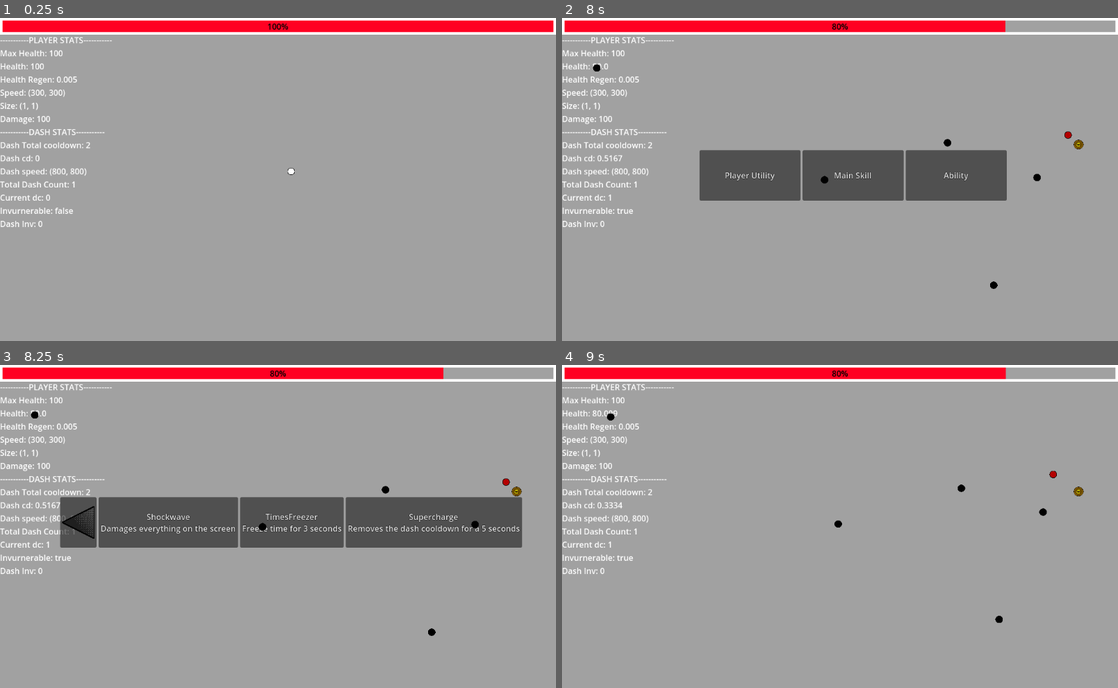
Above: before the commit, frames 1-4 (two rows, left to right).
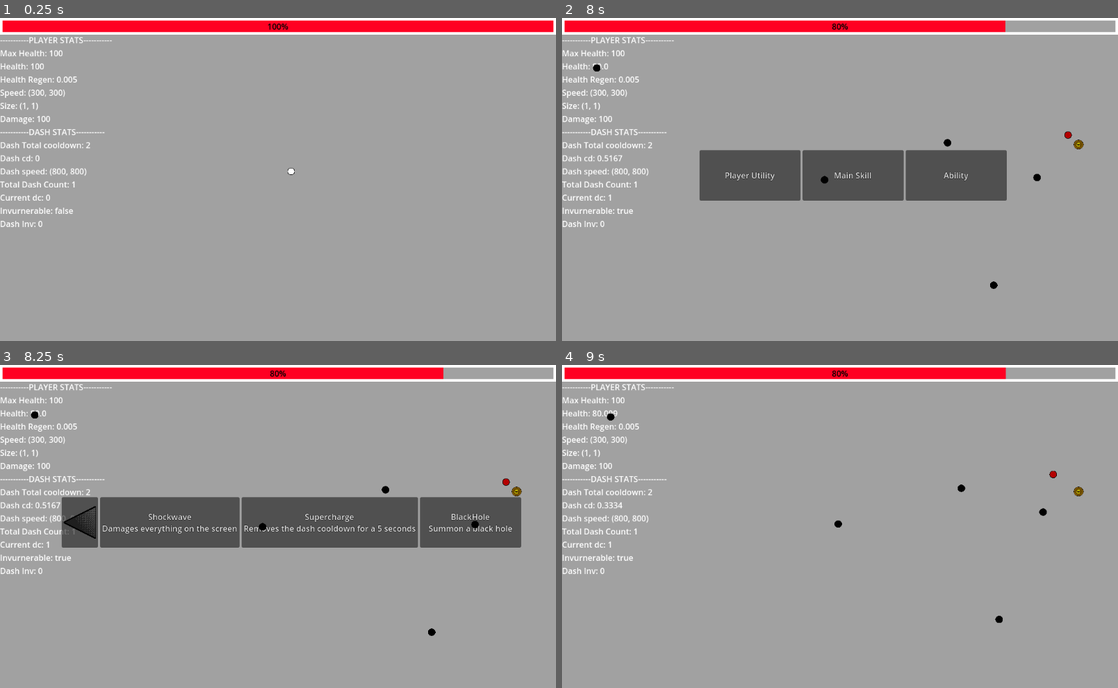
Above: after the commit, the same moments.

Repository: Let-Me-Use-A-Username/Geometrical
Game: Godot game, scene res://src/Scenes/Levels/level.tscn
Same seed, same stepped clock (60 frames per second), same inputs: the game is played once before the commit and once after it.
Inputs:
- Up to frame 1 (0.25 s): no input
- Up to frame 2 (8 s): tap Enter at 0.5, 4.25 s; hold D (right) 0.53-1.28 s; hold Space (dash) 0.53-1.28 s; hold S (down) 1.28-2.03 s; tap Space (dash) at 1.35, 2.3, 3.05, 3.8, 4.35, 6.05, 6.8, 7.55 s; hold D (right) 2.03-2.78 s; hold E (primary_ability) 2.03-2.78 s; hold W (up) 2.78-3.53 s; tap F (secondary_ability) at 2.85 s; hold G (third_ability) 3.53-4.28 s; hold A (left) 3.53-5.03 s; hold S (down) 5.03-5.78 s; hold Space (dash) 5.03-5.78 s; hold D (right) 5.78-6.53 s; tap E (primary_ability) at 5.85 s; hold W (up) 6.53-7.28 s; hold F (secondary_ability) 6.53-7.28 s; hold D (right) from 7.28 s (still down); tap G (third_ability) at 7.35 s
- Up to frame 3 (8.25 s): release D (right) at 8 s; click "Ability" at 8 s
- Up to frame 4 (9 s): click "Shockwave Damages everything …" at 8.75 s

Frames 1-2 are identical in both runs. In frame 3, 1.7% of the frame differs, in the area x 10-94%, y 40-57%; in frame 4, nothing differs.
Error before the commit: Invalid access of index '0' on a base object of type: 'Array'. (res://src/Scenes/Actors/Player.gd:107)
Error after the commit: Invalid access of index '0' on a base object of type: 'Array'. (res://src/Scenes/Actors/Player.gd:105)

Commit message:
Build the upgrade system. Going to add more upgrades

Diff:
--- a/src/Scenes/Actors/Enemy_Circle.gd
+++ b/src/Scenes/Actors/Enemy_Circle.gd
@@ -9,11 +9,12 @@
 func _physics_process(delta: float) -> void:
 	if target_entity != null:
 		move_direction = get_position().direction_to(target_entity.global_position)
-	set_velocity(speed * move_direction * delta)
-	var collision = move_and_collide(get_velocity())
+		set_velocity(speed * move_direction * delta)
+		var collision = move_and_collide(get_velocity())
 
 func _despose_actor() -> void:
 	super()
+
 
 func _on_hitbox_area_entered(area: Area2D) -> void:
 	var obj = area.owner
--- a/src/Scenes/Actors/Enemy_Triangle.gd
+++ b/src/Scenes/Actors/Enemy_Triangle.gd
@@ -17,6 +17,7 @@
 	shoot_timer.set_wait_time(1)
 	shoot_timer.set_one_shot(true)
 	shoot_timer.connect('timeout', _on_shoot_timeout)
+
 
 func _despose_actor() -> void:
 	super()
--- a/src/Scenes/Actors/Player.gd
+++ b/src/Scenes/Actors/Player.gd
@@ -38,8 +38,6 @@
 
 var _player_abilities = []
 var ability_timer: Timer
-
-var _freeze_duration = 3.0
 
 func _ready() -> void:
 	self.add_to_group("Player")
@@ -111,18 +109,23 @@
 		_activate_ability(_player_abilities[2])
 
 
-func _activate_ability(ability: Upgrade) -> void:
-	match ability.upgrade_name:
+func _activate_ability(ability: Ability) -> void:
+	match ability.ability_name:
 			"TimesFreezer":
-				emit_signal("freeze_enemy", "Enemies", _freeze_duration)
+				emit_signal("freeze_enemy", "Enemies", ability.ability_duration)
 			"Supercharge":
-				ability_timer.set_wait_time(5)
-				var temp = dash_count
-				ability_timer.connect("timeout", _on_ability_timer_timeout.bind(temp))
+				ability_timer.set_wait_time(ability.ability_cooldown)
+				ability_timer.connect("timeout", _on_ability_timer_timeout.bind(dash_count))
 				dash_count = 100000000
 				ability_timer.start()
 			"Shockwave":
-				emit_signal("shockwave", self, 200)
+				emit_signal("shockwave", self, ability.ability_damage)
+			"Doppelganger":
+				pass
+			"BlackHole":
+				pass
+			"Rings":
+				pass
 			_:
 				print_debug("404: Upgrade not found: ", ability.upgrade_name)
 
--- a/src/Scenes/Actors/Player.tscn
+++ b/src/Scenes/Actors/Player.tscn
@@ -35,6 +35,10 @@
 [node name="DashImmuneTimer" type="Timer" parent="."]
 
 [node name="AbilityTimer" type="Timer" parent="."]
+
+[node name="SecondaryAbilityTimer" type="Timer" parent="."]
+
+[node name="ThirdAbilityTimer" type="Timer" parent="."]
 
 [node name="PlayerBounds" type="CollisionShape2D" parent="."]
 position = Vector2(0, -8)
--- a/src/Scenes/Levels/GameHandler.gd
+++ b/src/Scenes/Levels/GameHandler.gd
@@ -51,10 +51,14 @@
 	freeze_timer.set_wait_time(duration)
 	match code:
 		"Enemies":
-			freeze_timer.connect("timeout", _on_Freeze_Timeout.bind("Enemies"))
+			if !freeze_timer.is_connected("timeout", _on_Freeze_Timeout):
+				freeze_timer.connect("timeout", _on_Freeze_Timeout.bind("Enemies"))
+			for object in get_tree().get_nodes_in_group("Projectiles"):
+				object.set_physics_process(false)
 			for enemy in get_tree().get_nodes_in_group("Enemies"):
 				enemy.set_physics_process(false)
-				enemy.target_entity = null
+				if enemy != null and enemy.has_node("StateMachine"):
+					enemy.get_node("StateMachine").set_physics_process(false)
 				freeze_timer.start()
 		_:
 			pass
@@ -63,6 +67,11 @@
 func _on_Freeze_Timeout(actors: String) -> void:
 	for entity in get_tree().get_nodes_in_group(actors):
 		entity.set_physics_process(true)
+		if entity.has_node("StateMachine"):
+			entity.get_node("StateMachine").set_physics_process(true)
+		if actors == "Enemies":
+			for object in get_tree().get_nodes_in_group("Projectiles"):
+				object.set_physics_process(true)
 
 
 func _shockwave(origin: Node, damage: float) -> void:
--- /dev/null
+++ b/src/Scenes/Objects/PlayerAbilities/ability.gd
@@ -0,0 +1,9 @@
+class_name Ability
+
+
+var ability_name: String
+var ability_cooldown: float
+var ability_damage: float
+var ability_duration: float
+var ability_description: String
+var ability_active: bool
--- a/src/Scenes/Objects/PlayerAbilities/upgrade_factory.gd
+++ b/src/Scenes/Objects/PlayerAbilities/upgrade_factory.gd
@@ -1,9 +1,13 @@
 class_name Upgrade_factory extends Node
 
 
+#Upgrades read from the txt
 var upgrades: Dictionary
+#ALL UPGRADES
 var upgrade_trees: Dictionary
+#Available upgrades for the player
 var available_trees: Dictionary
+#Upgrades the player has chosen
 var applied_upgrades: Array
 
 @onready var player = owner as Player
@@ -101,11 +105,26 @@
 	randomize()
 	var returnee = []
 	var value = available_trees[ab_name].values()
-	for repeat in range(0, 3):
-		var upgrade = value.pick_random()
-		returnee.append(upgrade)
-		value.erase(upgrade)
-	return returnee
+	#Removing abilities that the player has chose
+	match ab_name:
+		"Ability":
+			var repeat = 0
+			while repeat != 3:
+				var upgrade = value.pick_random()
+				if upgrade in applied_upgrades:
+					value.erase(upgrade)
+					continue
+				returnee.append(upgrade)
+				value.erase(upgrade)
+				repeat += 1
+			return returnee
+	#Different case for all the other upgrades that can be picked again
+		_:
+			for repeat in range(0, 3):
+				var upgrade = value.pick_random()
+				returnee.append(upgrade)
+				value.erase(upgrade)
+			return returnee
 
 
 
@@ -139,14 +158,34 @@
 
 			var suc = player._set(stats[0], increment)
 			if suc:
+				ability.upgrade_active = true
 				applied_upgrades.append(ability)
 				print_debug("Successfully upgraded: ", stats[0], " to: ", increment)
 			else:
 				print_debug("Failed to upgrade: ", stats[0])
 
 	elif upgrade_type == "A":
-		player._player_abilities.push_front(ability)
-		print_debug("Successfully added ability: ", ability.upgrade_name)
+		if player._player_abilities.size() < 4:
+
+			var applied_ability = Ability.new()
+			applied_ability.ability_name = ability.upgrade_name
+			applied_ability.ability_description = ability.upgrade_description
+			var effects =  ability.upgrade_effect.split("|")
+			applied_ability.ability_cooldown = effects[1]
+
+			if effects[0].split("=")[0] == "duration":
+				applied_ability.ability_duration = effects[0].split("=")[1]
+				applied_ability.ability_damage = 0
+			else:
+				applied_ability.ability_damage = effects[0].split("=")[1]
+				applied_ability.ability_duration = 0
+
+			applied_ability.ability_active = true
+			#Player receives a different object of the ability
+			player._player_abilities.push_back(applied_ability)
+			#The factory keeps it the same
+			applied_upgrades.append(ability)
+			print_debug("Successfully added ability: ", applied_ability.ability_name)
 
 
 func remove_effect(ability: Upgrade) -> void:
--- a/src/Scenes/Objects/Triangle_projectile.gd
+++ b/src/Scenes/Objects/Triangle_projectile.gd
@@ -2,7 +2,7 @@
 
 
 @onready var timer: Timer = get_node("FreeTimer")
-@onready var dtimer: Timer = get_node("DeathTimer")
+@onready var deathtimer: Timer = get_node("DeathTimer")
 
 var target
 var damage
@@ -19,10 +19,10 @@
 	timer.set_one_shot(true)
 	timer.connect('timeout', on_timer_timeout)
 
-	dtimer.set_wait_time(10)
+	deathtimer.set_wait_time(20)
 	timer.set_one_shot(true)
-	dtimer.connect('timeout', on_timer_timeout)
-	dtimer.start()
+	deathtimer.connect('timeout', on_timer_timeout)
+	deathtimer.start()
 
 
 func _physics_process(delta: float) -> void:
--- a/src/Scenes/UI/level_up_menu.gd
+++ b/src/Scenes/UI/level_up_menu.gd
@@ -52,6 +52,10 @@
 
 	available_upgrades = upgrade_factory._export_tree(coins)
 
+	#After player chooses 3 abilities stop the selection
+	if player._player_abilities.size() == 3:
+		skill_tree_3.visible = false
+
 
 func _on__pressed(ab_name: String) -> void:
 	menu.visible = false
Not shown, changed: src/Scenes/Objects/PlayerAbilities/skills.txt
Not shown, changed: src/SkillTree.txt
Not shown, changed: src/TODO.txt
